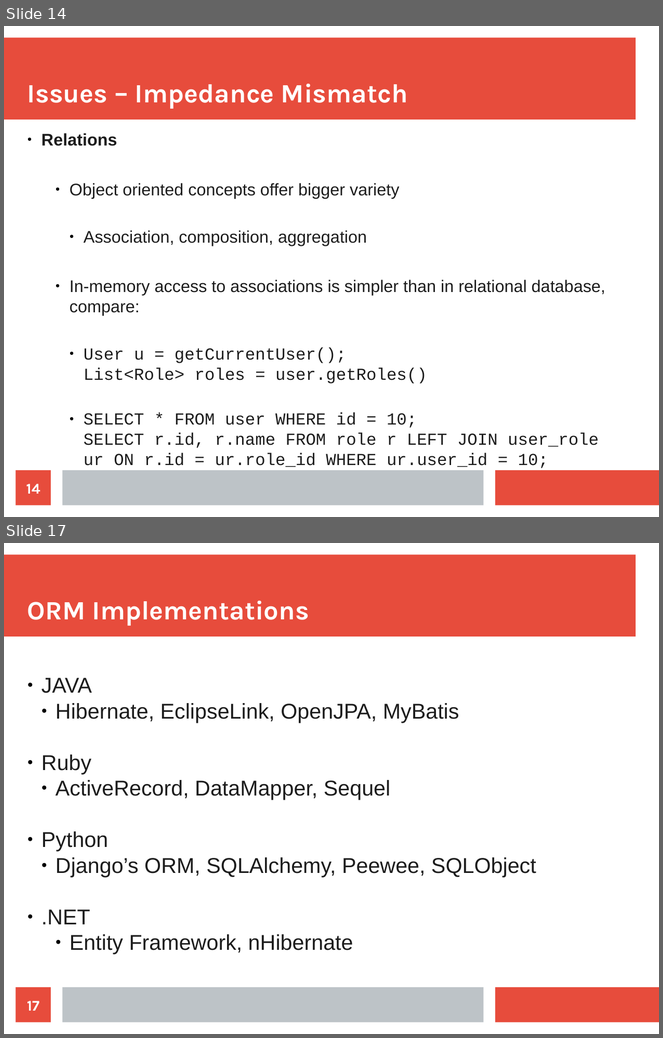
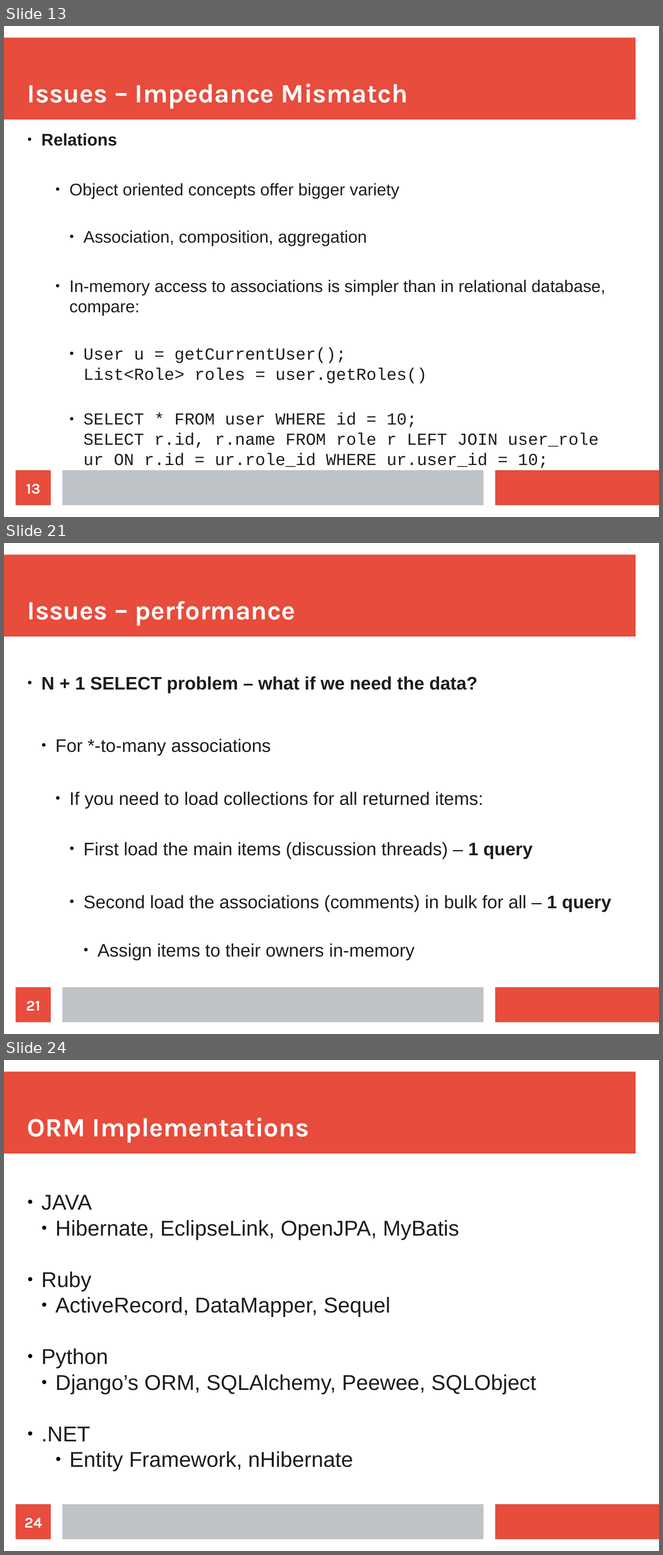
Before and after one commit to maxotta/pia-labs, a slide deck: lectures/persistence.odp. Shown one above the other, each under a label of ours: slides 14 and 17 before the commit, slides 13, 21 and 24 after it; the slides between them are not shown. The pictures are 663x1038 and 663x1555 pixels, drawn with LibreOffice and Linux fonts; fonts in the diff are those of the drawing. Boxes give left, top, right and bottom in pixels: in the first picture for what was removed or moved away, otherwise in the second. Text is boxed around its words. In the diff, an @@ line names an element or a change of style, - is before the commit and + after.

```diff
--- a/lectures/persistence.odp
+++ b/lectures/persistence.odp
@@ slide 21 added at bbox=[4, 543, 659, 1034], background #FFFFFF; not listed: 3 template elements that a slide beside it also shows @@
@@ title added at bbox=[27, 601, 296, 626], 32 pt, text #FFFFFF, bold @@
+Issues – performance
@@ text added at bbox=[41, 676, 611, 960], 22 pt, text #1C1C1C @@
+● N + 1 SELECT problem – what if we need the data?
+  ● For *-to-many associations
+    ● If you need to load collections for all returned items:
+      ● First load the main items (discussion threads) – 1 query
+      ● Second load the associations (comments) in bulk for all – 1 query
+        ● Assign items to their owners in-memory
@@ page number added at bbox=[16, 988, 51, 1023], fill #E74C3C, 18 pt, text #FFFFFF, bold @@
+21
@@ what was slide 14 is now slide 13 @@
@@ page number at bbox=[26, 484, 40, 495]: text changed @@
-14
+13
@@ what was slide 17 is now slide 24 @@
@@ page number at bbox=[24, 1518, 42, 1528]: text changed @@
-17
+24
```
Also in this commit, not shown: 4 slides changed, 8 other slides added, 1 slide removed, 1 other file.
